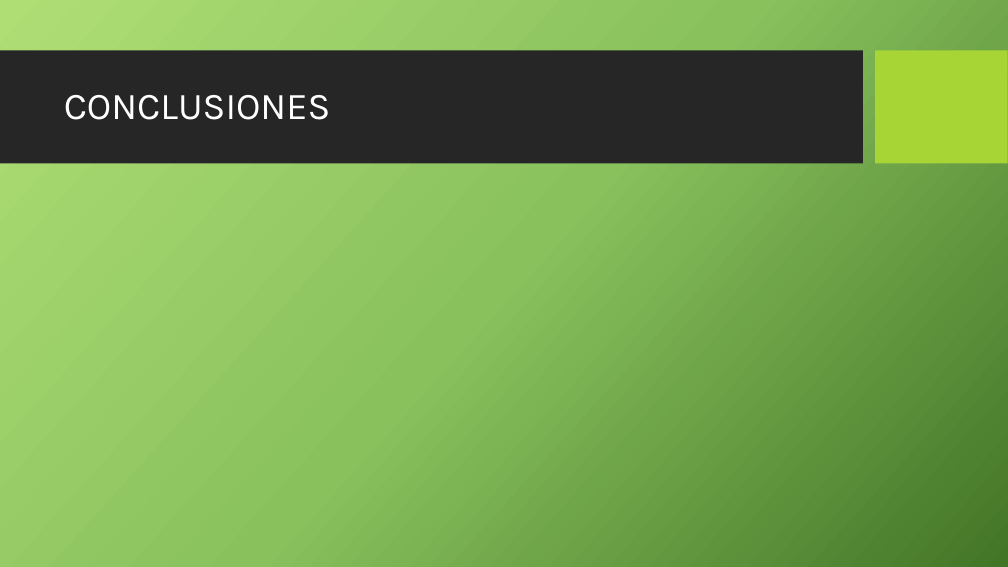
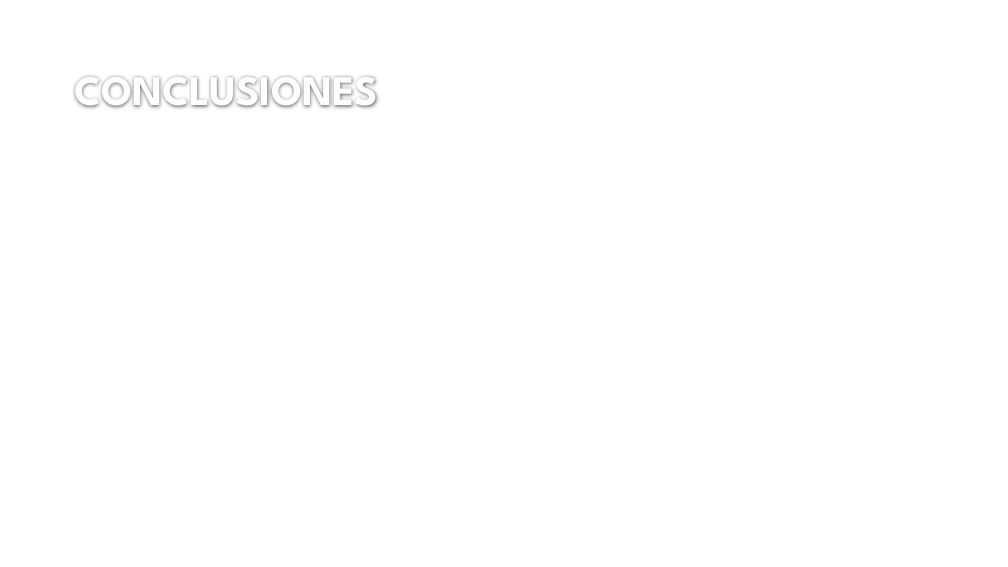
Before and after one commit to ppizarror/proyecto-CI6501, a slide deck: slide 14 of SISTEMAS CONSTRUCTIVOS EN ALBAÑILERIÁ.pptx (slide 13 before the commit). Drawn at 1008x567 pixels with LibreOffice and Linux fonts; fonts in the diff are those of the drawing; background and template pictures are left out. Boxes give left, top, right and bottom in pixels: in the first picture for what was removed or moved away, otherwise in the second. Text is boxed around its words. In the diff, an @@ line names an element or a change of style, - is before the commit and + after.

```diff
--- a/SISTEMAS CONSTRUCTIVOS EN ALBAÑILERIÁ.pptx
+++ b/SISTEMAS CONSTRUCTIVOS EN ALBAÑILERIÁ.pptx
@@ background picture (left out) to #FFFFFF @@
@@ rectangle removed at (0,51,863,164) @@
@@ title "CONCLUSIONES": place and size @@
-title "CONCLUSIONES" at (64,95,331,120)
+title "CONCLUSIONES" at (75,76,379,108)
@@ title "CONCLUSIONES" at (75,76,379,108): size 36 to 40 pt, font Karla to League Spartan, text colour #FFFFFF to #FEFEFE, bold on; line spacing 0.9 to 1; vertical alignment middle to bottom @@
@@ rectangle removed at (876,51,1008,164) @@
```
Also in this commit, not shown: 11 other slides changed, 2 slides added, 1 slide removed.
